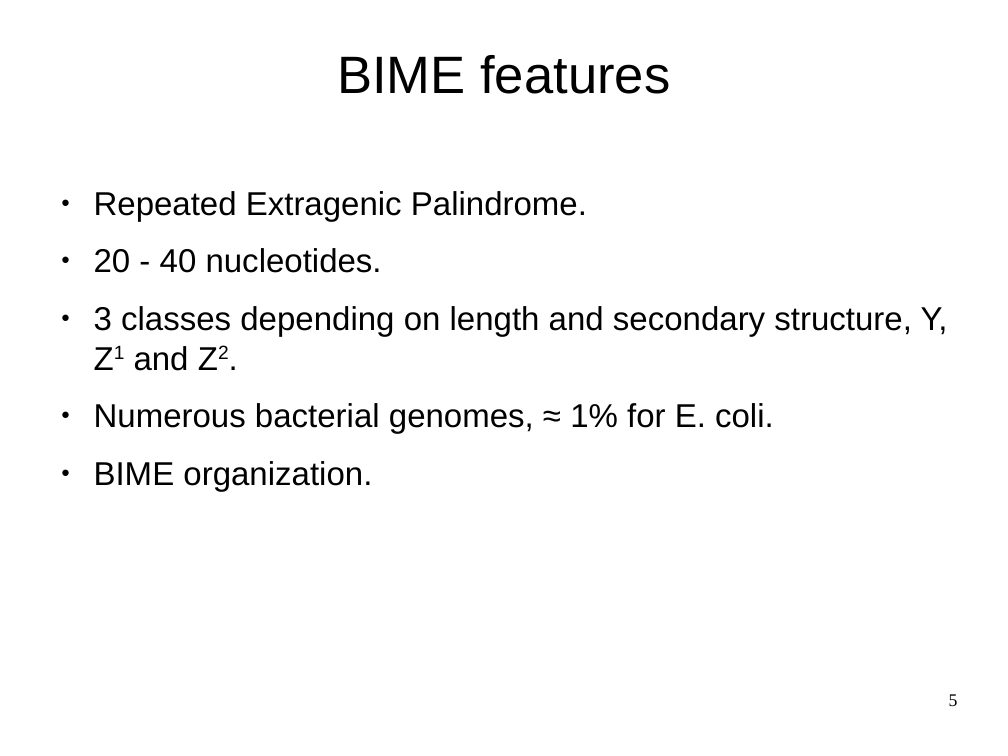
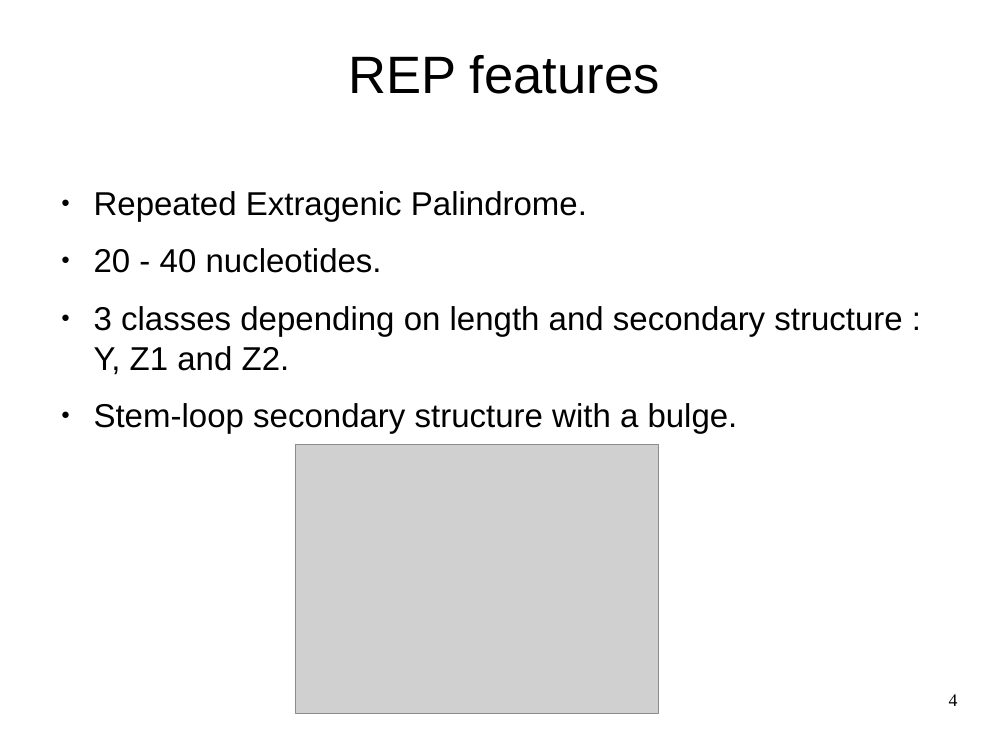
Before and after one commit to mesmeraf/stage_M2, a slide deck: slide 4 of presentation.odp (slide 5 before the commit). Drawn at 1008x756 pixels with LibreOffice and Linux fonts; fonts in the diff are those of the drawing; grey boxes stand for pictures; background and template pictures are left out. Boxes give left, top, right and bottom in pixels: in the first picture for what was removed or moved away, otherwise in the second. Text is boxed around its words. In the diff, an @@ line names an element or a change of style, - is before the commit and + after.

```diff
--- a/presentation.odp
+++ b/presentation.odp
@@ title at bbox=[348, 55, 660, 94]: text changed @@
-BIME features
+REP features
@@ text at bbox=[94, 306, 902, 434]: text changed @@
-● 3 classes depending on length and secondary structure, Y, Z1 and Z2.
-● Numerous bacterial genomes, ≈ 1% for E. coli.
-● BIME organization.
+● 3 classes depending on length and secondary structure : Y, Z1 and Z2.
+● Stem-loop secondary structure with a bulge.
@@ picture added at bbox=[295, 445, 659, 713] @@
@@ page number at bbox=[949, 694, 958, 706]: text changed @@
-5
+4
```
Also in this commit, not shown: 3 other slides changed, 17 slides added, 10 other files.
